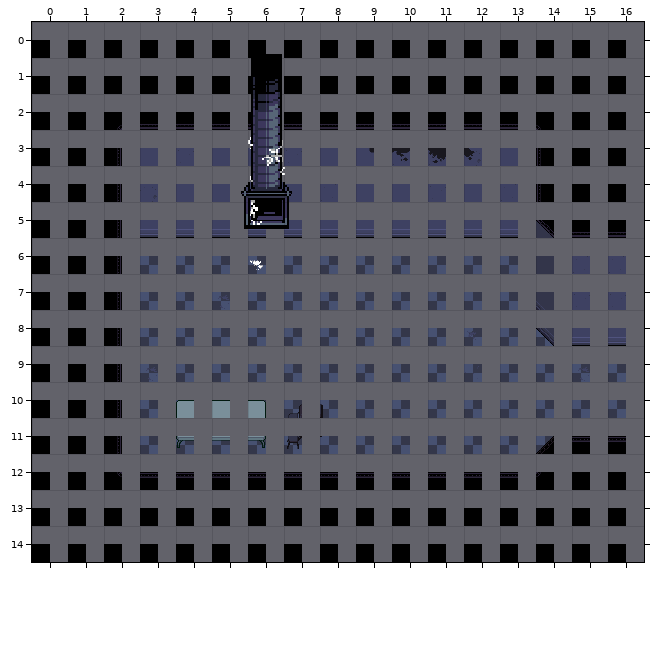
Tiled map -- scripts/world/maps/steamworks/05b.tmx. The first picture shows the starting point.
Cells are 40x40 px. Shown: x 0..16, y 0..14.
After:
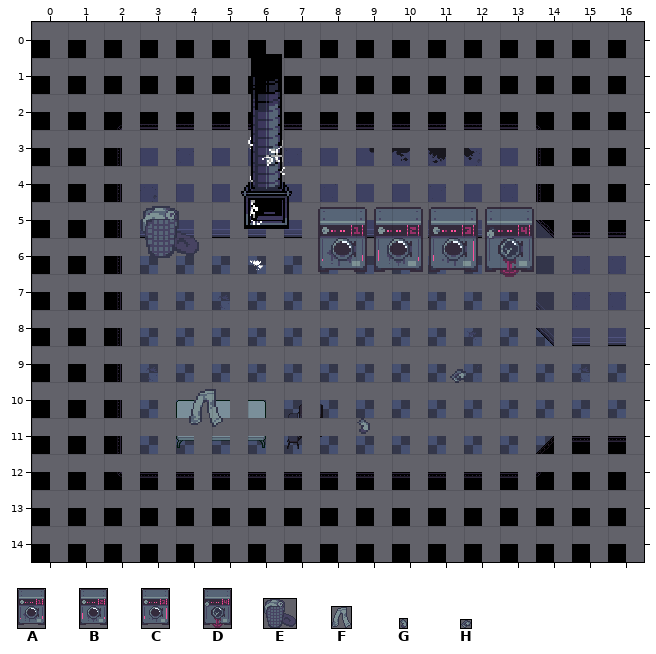
Key: from "steamworks_objects": A 128 "05b_washer_1", B 129 "05b_washer_2", C 130 "05b_washer_3", D 131 "05b_washer_4", E 132 "05b_basket", F 133 "05b_laundry_1", G 134 "05b_laundry_2", H 135 "05b_laundry_3".
Objects are placed by their top-left corner, in cells (3,4 is the top-left corner of cell 3,4); size is 1x1 cell unless given.
Difference:
--- layer "objects"
+E "05b_basket" at 3,5.1 size 1.6x1.4
+A "05b_washer_1" at 8,5.2 size 1.4x1.9
+B "05b_washer_2" at 9.5,5.2 size 1.4x1.9
+C "05b_washer_3" at 11.1,5.2 size 1.4x1.9
+D "05b_washer_4" at 12.6,5.2 size 1.4x1.9
+H "05b_laundry_3" at 11.6,9.7 size 0.5x0.4
+F "05b_laundry_1" at 4.3,10.2 size 0.9x1.1
+G "05b_laundry_2" at 9.1,11 size 0.3x0.5
Boxes around the changes in both pictures, in picture pixels (x1, y1, x2, y2):
added: (142, 206, 199, 258)
added: (318, 207, 367, 272)
added: (374, 207, 423, 272)
added: (430, 207, 478, 272)
added: (486, 207, 534, 277)
added: (450, 369, 466, 383)
added: (189, 389, 223, 427)
added: (358, 418, 370, 434)
